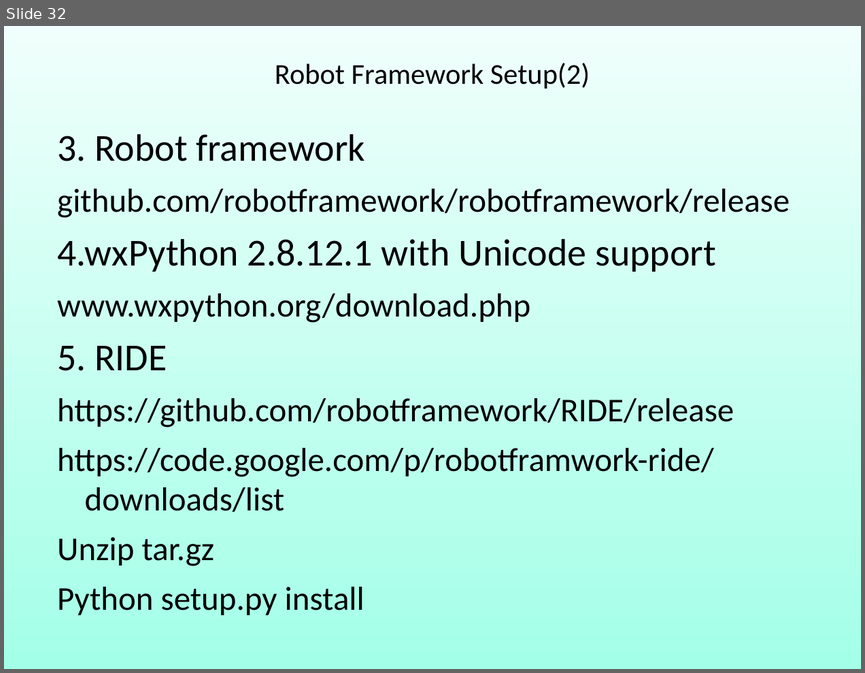
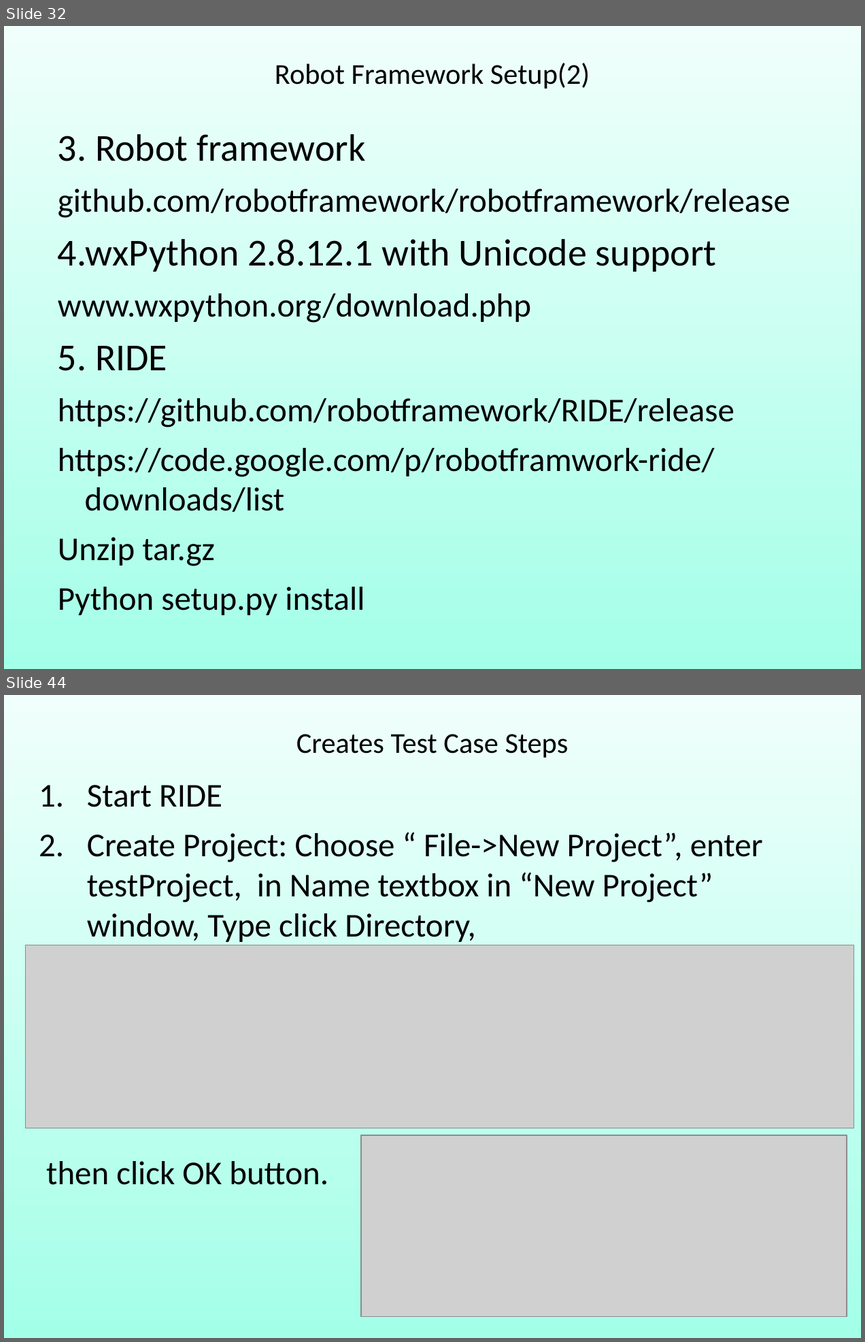
Before and after one commit to robin3795/Data, a slide deck: 2018_1.ppt. Shown one above the other, each under a label of ours: slide 32 before the commit, slides 32 and 44 after it; the slides between them are not shown. The pictures are 865x673 and 865x1342 pixels, drawn with LibreOffice and Linux fonts; fonts in the diff are those of the drawing; grey boxes stand for pictures. Boxes give left, top, right and bottom in pixels: in the first picture for what was removed or moved away, otherwise in the second. Text is boxed around its words. In the diff, an @@ line names an element or a change of style, - is before the commit and + after.

```diff
--- a/2018_1.ppt
+++ b/2018_1.ppt
@@ slide 44 added at box(4, 695, 861, 1338), background gradient #F0FFFB to #A3FFE8 @@
@@ free added at box(47, 721, 818, 770), 24.2 pt, text #000000 @@
+Creates Test Case Steps
@@ free added at box(26, 770, 802, 1317), 28 pt, text #000000 @@
+1. Start RIDE
+2. Create Project: Choose “ File->New Project”, enter testProject, in Name textbox in “New Project” window, Type click Directory,
+then click OK button.
@@ picture added at box(26, 945, 854, 1129) @@
@@ picture added at box(361, 1136, 847, 1317) @@
```
Also in this commit, not shown: 10 slides changed, 38 other slides added, 2 slides removed.
